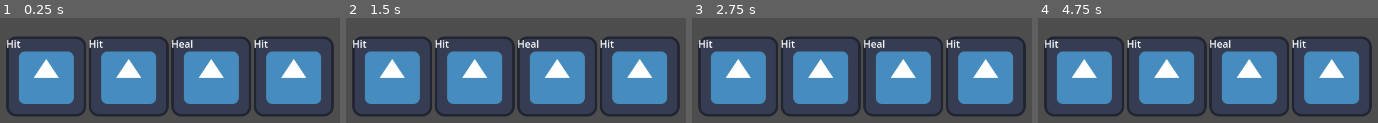
Above: before the commit, frames 1-4 (left to right).
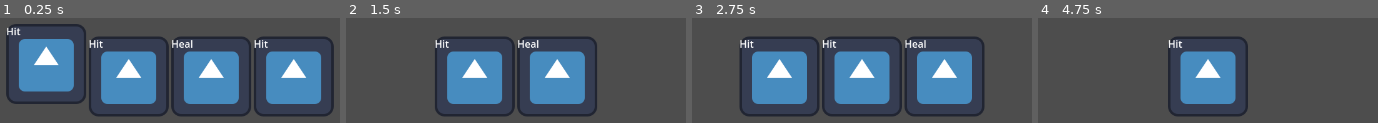
Above: after the commit, the same moments.

Repository: IsaelGabriel/tamer-game
Game: Godot game, scene res://nodes/battle_scene.tscn
The game is run twice, just before and just after one commit, with the same random seed, the same clock (stepped at 60 frames per second) and the same inputs. The project has no main scene, so this scene is started directly. The engine's default icon, where the game draws it, is replaced by a stand-in: a white triangle on a blue panel in a dark square.
Inputs:
- Up to frame 1 (0.25 s): no input
- Up to frame 2 (1.5 s): tap Enter (ui_accept) at 0.5, 0.6, 0.77, 1.07, 1.35 s; hold Right (ui_right) 0.53-1.28 s; hold Left (ui_left) from 1.28 s (still down)
- Up to frame 3 (2.75 s): tap Enter (ui_accept) at 1.52, 1.82, 2.1 s; release Left (ui_left) at 2.03 s; hold Right (ui_right) from 2.03 s (still down)
- Up to frame 4 (4.75 s): tap Enter (ui_accept) at 2.75, 2.85, 3.02, 3.32, 3.6, 3.77, 4.07, 4.35, 4.52 s; release Right (ui_right) at 3.53 s; hold Left (ui_left) from 3.53 s (still down)

The runs differ from the first frame. In frame 1, 7.6% of the frame differs, in the area x 1-26%, y 5-94%; in frame 2, 21%; in frame 3, 39%; in frame 4, 41%, in the area x 1-99%, y 18-94%.

Commit message:
Add base skill selection
- 'ui_accept' uses selected skill;
- 'ui_left' and 'ui_right' move through the hand;
- Selected skill gets 20px higher than the others.

Diff:
--- a/nodes/battle_monster.gd
+++ b/nodes/battle_monster.gd
@@ -9,9 +9,37 @@
 
 @onready var skill_card_prefab = load("res://nodes/skill_card.tscn")
 
+@onready var selected_skill_index = 0:
+	set(value):
+		var hand_number = len(skill_manager.hand)
+		for child in skill_card_container.get_children():
+			child.selected = false
+		if value < 0: selected_skill_index = hand_number - 1
+		elif value >= hand_number: selected_skill_index = 0
+		else: selected_skill_index = value
+		skill_card_container.get_child(selected_skill_index).selected = true
+
+
 func _ready():
 	skill_manager.load_skills(monster.skills)
 	for skill in skill_manager.hand:
 		var skill_card = skill_card_prefab.instantiate()
 		skill_card.skill_name = skill["name"]
 		skill_card_container.add_child(skill_card)
+	await get_tree().create_timer(0.01).timeout
+	skill_card_container.get_child(0).selected = true
+
+func _process(_delta):
+	if Input.is_action_just_pressed("ui_left"):
+		selected_skill_index -= 1
+	if Input.is_action_just_pressed("ui_right"):
+		selected_skill_index += 1
+	if Input.is_action_just_pressed("ui_accept"):
+		skill_manager.call_skill_from_hand(selected_skill_index)
+		skill_card_container.remove_child(skill_card_container.get_child(selected_skill_index))
+		if skill_card_container.get_child_count() == 0:
+			for skill in skill_manager.hand:
+				var skill_card = skill_card_prefab.instantiate()
+				skill_card.skill_name = skill["name"]
+				skill_card_container.add_child(skill_card)
+		selected_skill_index = 0
--- a/scripts/skill_card.gd
+++ b/scripts/skill_card.gd
@@ -8,3 +8,11 @@
 	set(value):
 		name_label.text = value
 		skill_name = value
+
+var selected = false :
+	set(value):
+		if value:
+			position.y = -20
+		else:
+			position.y = 0
+		selected = value
